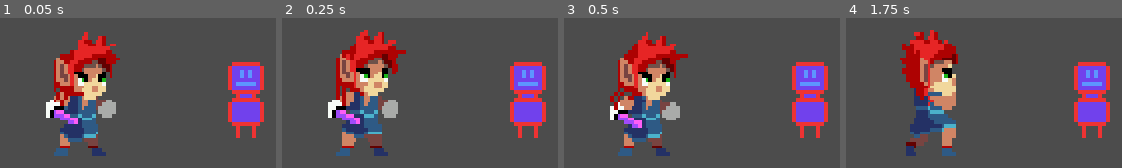
Above: before the commit, frames 1-4 (left to right).
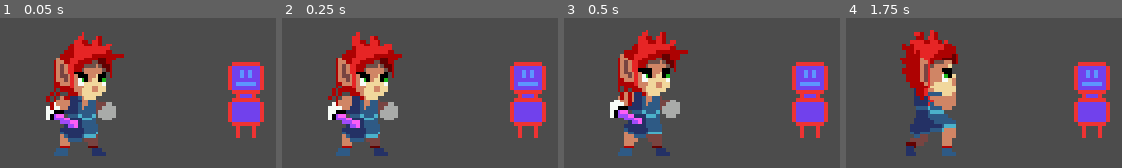
Above: after the commit, the same moments.

Repository: Zerotodeath/Beatem-up
Game: Godot game, scene res://Practicescene.tscn
Same seed, same stepped clock (60 frames per second), same inputs: the game is played once before the commit and once after it.
Inputs:
- Up to frame 1 (0.05 s): no input
- Up to frame 2 (0.25 s): no input
- Up to frame 3 (0.5 s): no input
- Up to frame 4 (1.75 s): hold D (Input_right) 0.53-1.28 s; tap P (Input_attack) at 0.6, 1.35 s; hold S (Input_down) from 1.28 s (still down)

The runs differ from the first frame. In frame 1, 2.6% of the frame differs, in the area x 16-45%, y 9-74%; in frame 2, 7.1%, in the area x 16-45%, y 8-90%; in frame 3, 6.2%; in frame 4, nothing differs.

Commit message:
Nothing much

Diff:
--- a/Player.tscn
+++ b/Player.tscn
@@ -201,7 +201,7 @@
 [node name="AnimatedSprite" type="AnimatedSprite" parent="."]
 scale = Vector2( 3.5, 3.5 )
 frames = SubResource( 25 )
-frame = 7
+frame = 3
 playing = true
 
 [node name="CollisionShape2D" type="CollisionShape2D" parent="."]
